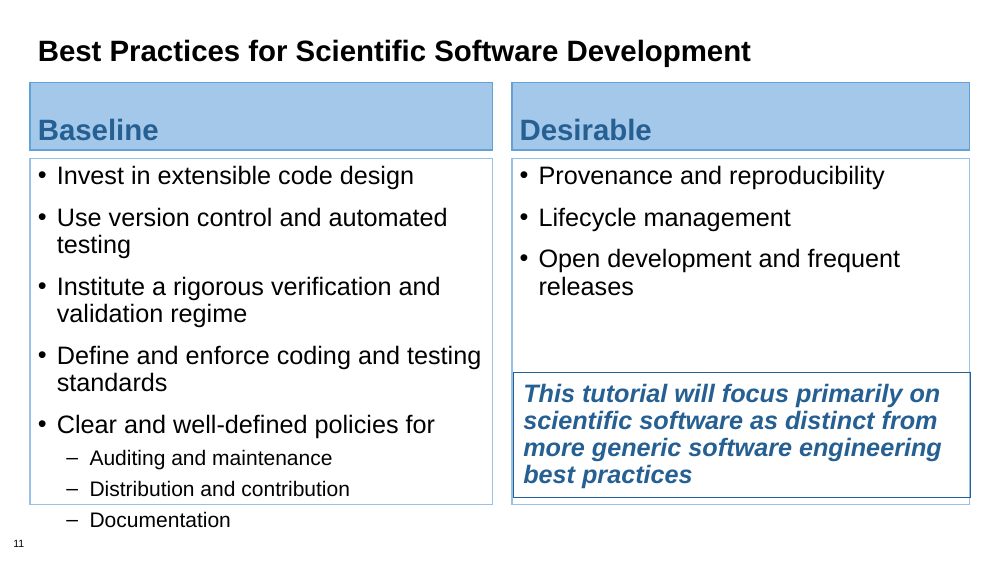
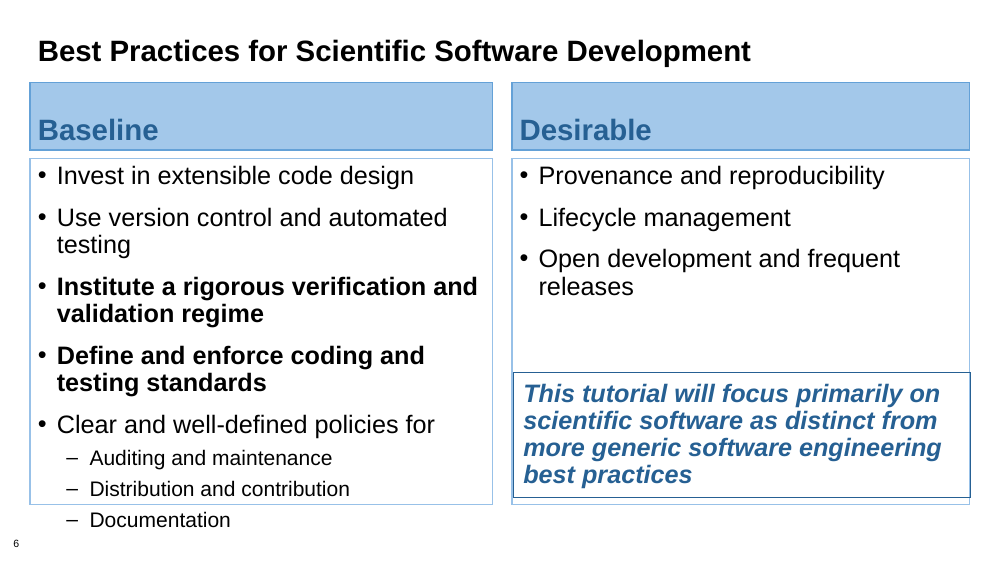
Before and after one commit to bssw-tutorial/presentations, a slide deck: slide 6 of final-presentations/2021-04-12-ecpam/01-overview.pptx (slide 11 before the commit). Drawn at 1008x567 pixels with LibreOffice and Linux fonts; fonts in the diff are those of the drawing; background and template pictures are left out. Boxes give left, top, right and bottom in pixels: in the first picture for what was removed or moved away, otherwise in the second. Text is boxed around its words. In the diff, an @@ line names an element or a change of style, - is before the commit and + after.

Commit message:
First attempt at adapting intro and overview for the testing-focused tutorial at ECP AM

```diff
--- a/final-presentations/2021-04-12-ecpam/01-overview.pptx
+++ b/final-presentations/2021-04-12-ecpam/01-overview.pptx
@@ text at <box>57,276,478,397</box>: bold on in "Institute a rigorous verification and validation regime", "Define and enforce coding and testing standards" @@
@@ page number at <box>13,539,19,547</box>: text changed @@
-11
+6
```
Also in this commit, not shown: 2 other slides changed, 2 slides added, 6 slides removed.
